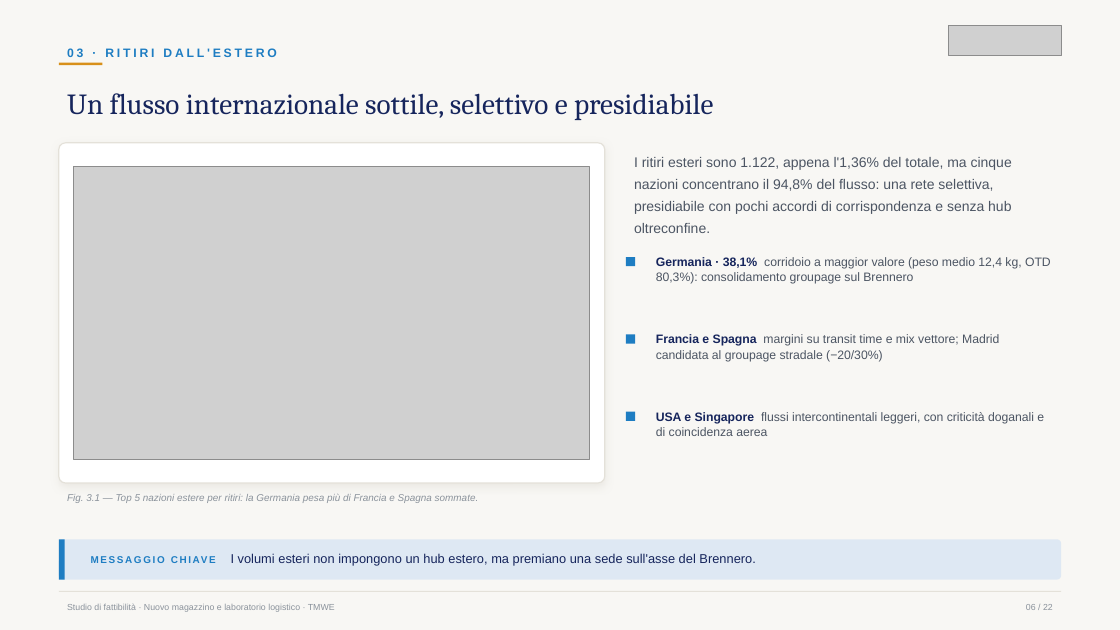
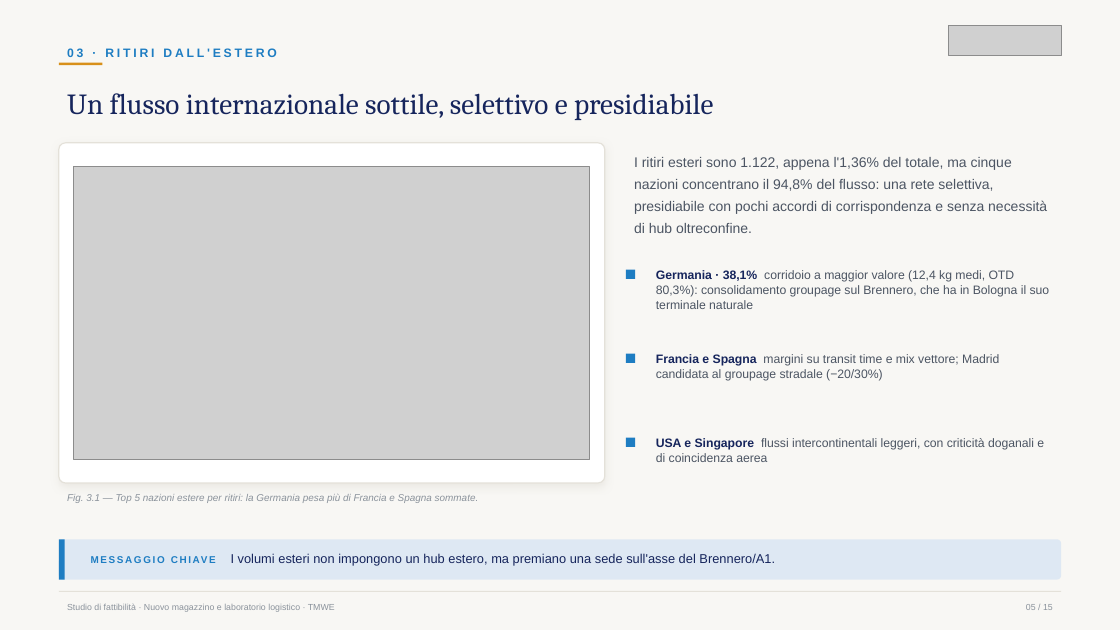
Before and after one commit to rajuferr-sketch/PptxGenJS, a slide deck: slide 5 of Studio-Fattibilita-TMWE-Bologna.pptx (slide 6 before the commit). Drawn at 1120x630 pixels with LibreOffice and Linux fonts; fonts in the diff are those of the drawing; grey boxes stand for pictures. Boxes give left, top, right and bottom in pixels: in the first picture for what was removed or moved away, otherwise in the second. Text is boxed around its words. In the diff, an @@ line names an element or a change of style, - is before the commit and + after.

```diff
--- a/Studio-Fattibilita-TMWE-Bologna.pptx
+++ b/Studio-Fattibilita-TMWE-Bologna.pptx
@@ text at (634,157,1047,233): text changed @@
-I ritiri esteri sono 1.122, appena l'1,36% del totale, ma cinque nazioni concentrano il 94,8% del flusso: una rete selettiva, presidiabile con pochi accordi di corrispondenza e senza hub oltreconfine.
+I ritiri esteri sono 1.122, appena l'1,36% del totale, ma cinque nazioni concentrano il 94,8% del flusso: una rete selettiva, presidiabile con pochi accordi di corrispondenza e senza necessità di hub oltreconfine.
@@ rectangle: place and size @@
-rectangle at (626,257,635,266)
+rectangle at (626,270,635,279)
@@ text at (656,270,1050,309): text changed @@
-Germania · 38,1% corridoio a maggior valore (peso medio 12,4 kg, OTD 80,3%): consolidamento groupage sul Brennero
+Germania · 38,1% corridoio a maggior valore (12,4 kg medi, OTD 80,3%): consolidamento groupage sul Brennero, che ha in Bologna il suo terminale naturale
@@ rectangle: place and size @@
-rectangle at (626,334,635,344)
+rectangle at (626,354,635,363)
@@ text "Francia e Spagna margini su ...": place and size @@
-text "Francia e Spagna margini su ..." at (656,334,999,362)
+text "Francia e Spagna margini su ..." at (656,354,999,381)
@@ rectangle: place and size @@
-rectangle at (626,412,635,421)
+rectangle at (626,438,635,447)
@@ text "USA e Singapore flussi intercontinentali ...": place and size @@
-text "USA e Singapore flussi intercontinentali ..." at (656,412,1044,436)
+text "USA e Singapore flussi intercontinentali ..." at (656,438,1044,462)
@@ text at (231,553,775,566): text changed @@
-MESSAGGIO CHIAVE I volumi esteri non impongono un hub estero, ma premiano una sede sull'asse del Brennero.
+MESSAGGIO CHIAVE I volumi esteri non impongono un hub estero, ma premiano una sede sull'asse del Brennero/A1.
```
Also in this commit, not shown: 12 other slides changed, 1 slide added, 8 slides removed, 3 other files.
